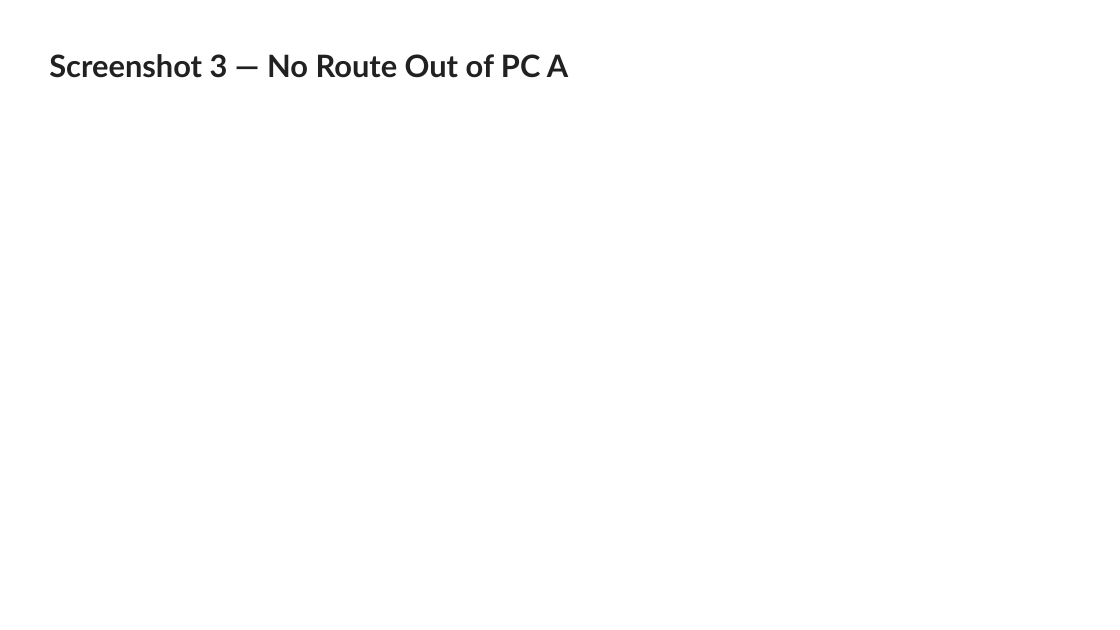
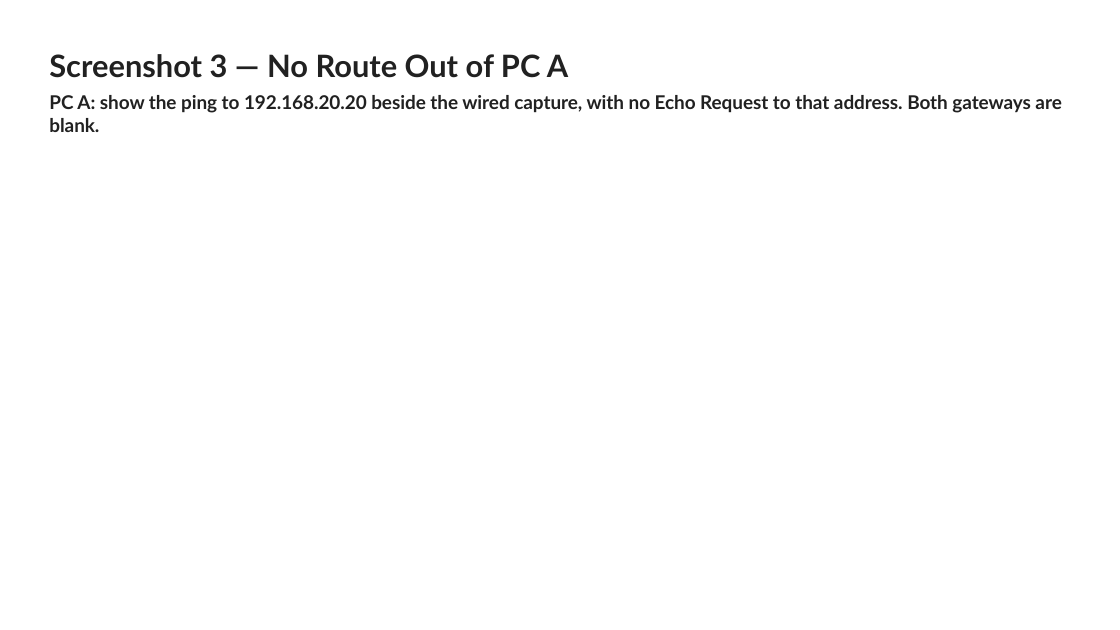
Before and after one commit to WikiSteve/networking-labs, a slide deck: slide 4 of labs/012-catalyst-1300-vlan-routing/Catalyst 1300 Lab 2 SUBMISSION TEMPLATE.pptx. Drawn at 1120x630 pixels with LibreOffice and Linux fonts; fonts in the diff are those of the drawing. Boxes give left, top, right and bottom in pixels: in the first picture for what was removed or moved away, otherwise in the second. Text is boxed around its words. In the diff, an @@ line names an element or a change of style, - is before the commit and + after.

Commit message:
Spell out Lab 2 screenshot evidence in the submission deck

```diff
--- a/labs/012-catalyst-1300-vlan-routing/Catalyst 1300 Lab 2 SUBMISSION TEMPLATE.pptx
+++ b/labs/012-catalyst-1300-vlan-routing/Catalyst 1300 Lab 2 SUBMISSION TEMPLATE.pptx
@@ title at (49,95,1061,132): paragraph added @@
+PC A: show the ping to 192.168.20.20 beside the wired capture, with no Echo Request to that address. Both gateways are blank.
```
Also in this commit, not shown: 4 other slides changed.
